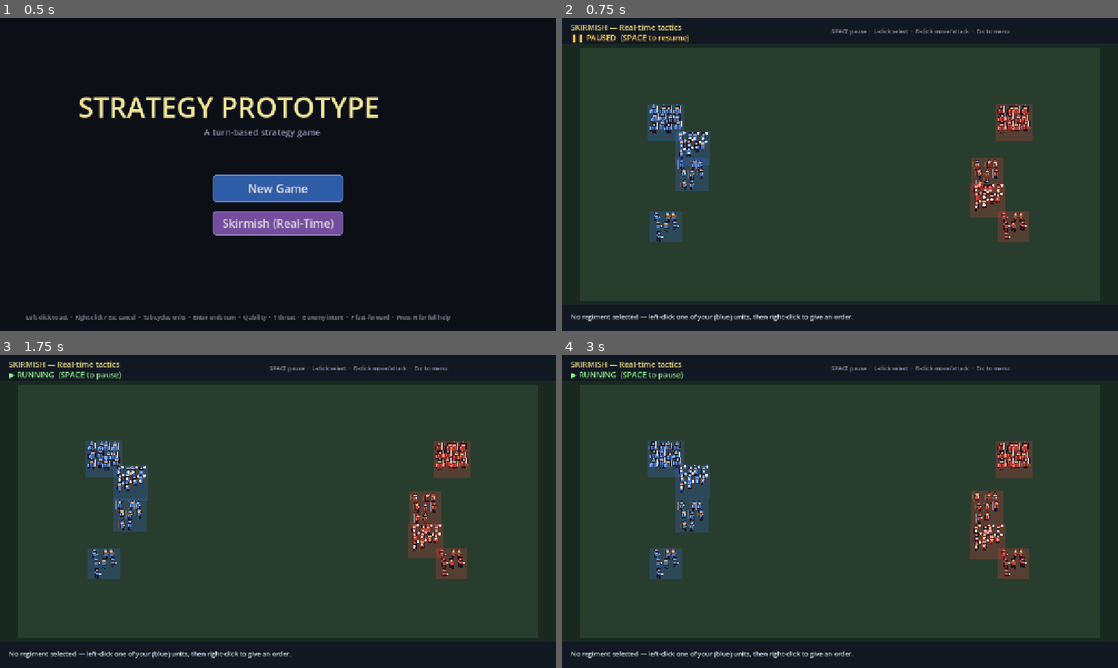
Above: before the commit, frames 1-4 (two rows, left to right).
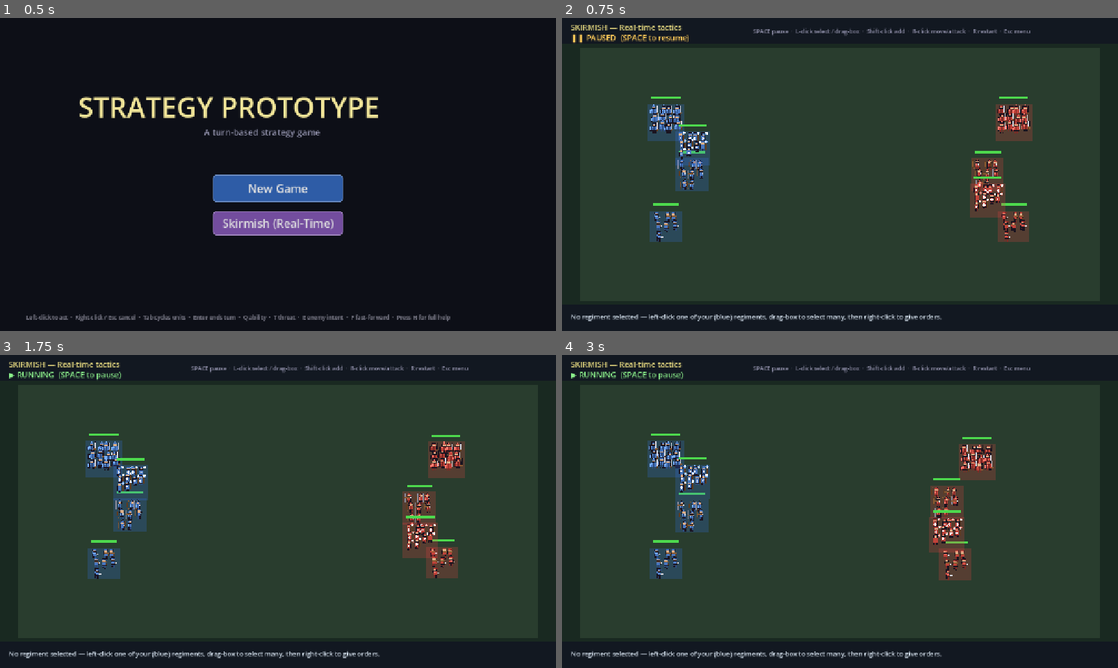
Above: after the commit, the same moments.

Repository: kabuumu/strategy-prototype
Game: Godot game, scene res://src/title/title.tscn
Same seed, same stepped clock (60 frames per second), same inputs: the game is played once before the commit and once after it.
Inputs (mouse positions are in pixels of both pictures, inside the frame that each line leads up to):
- Up to frame 1 (0.5 s): no input
- Up to frame 2 (0.75 s): click "Skirmish (Real-Time)" at 0.5 s
- Up to frame 3 (1.75 s): tap Enter at 1.25 s; move the mouse to (400, 495) at 1.27 s; tap R at 1.35 s; click (400, 495) at 1.42 s; tap Space at 1.52 s
- Up to frame 4 (3 s): tap Enter at 2, 2.75 s; drag from (728, 527) to (812, 574) at 2.02 s; move the mouse to (895, 442) at 2.77 s; tap H at 2.85 s; click (895, 442) at 2.92 s

Frame 1 is identical in both runs. In frame 2, 1.0% of the frame differs, in the area x 16-85%, y 3-97%; in frame 3, 3.2%; in frame 4, 6.2%.

Commit message:
Skirmish polish: multi-select, order feedback, enemy AI, defend stance
Distil the skirmish mode towards Total War / classic-RTS essentials:

Multi-unit command
  * Left-click drag-box selects every friendly regiment inside the
    rectangle (band-box), with a translucent yellow rect showing the
    pending selection while dragging.
  * Shift-click and shift-drag append to the existing selection.
  * Right-click with multiple units selected issues a group order:
    attack the same enemy, or spread out perpendicular to the approach
    direction around the move-to point so regiments don't shove each
    other on arrival.

Order feedback (essential for pause-and-plan)
  * Move orders spawn a fading green ping at the destination.
  * Attack orders spawn a fading red ping on the target.
  * Every selected unit currently on an attack order shows a red ring
    around its target plus a thin connecting line, so the player can
    read the whole engagement at a glance.
  * Mouse-hover over a friendly regiment paints a faint cyan ring to
    advertise that it's selectable (the missing affordance was
    especially confusing while paused).

Per-regiment HP bar
  * Slim coloured bar above each regiment (green → yellow → red as
    casualties mount). Soldier count remains the headline visual; the
    bar gives a precise read in cluttered melees.

Defend stance for idle units
  * When a regiment has no orders, it now automatically targets the
    nearest hostile inside (attack range + 40 px) and fires on
    cooldown — but never pursues. This removes the chore of telling
    every unit to engage the obvious enemy in front of it while
    keeping a clean separation between commanded and reactive
    behaviour (only commanded attacks paint a target ring).

Move orders self-terminate
  * Regiments that reach their move destination drop back to IDLE so
    the defend stance can take over, rather than sitting blind to
    incoming attackers.

Enemy AI — minimalist 'advance and engage'
  * Every 0.6 s, any enemy regiment that is idle or whose target has
    died re-targets the nearest living player regiment. No
    per-regiment AI scripting; the emergent behaviour is reliable
    pressure that funnels into the player's line.

Quality-of-life
  * R restarts the scene after the result banner appears, so the
    play-die-replay loop is one keypress.

All changes confined to src/rtbattle/. No existing systems modified.

Co-authored-by: Copilot <223556219+Copilot@users.noreply.github.com>

Diff:
--- a/src/rtbattle/rt_unit.gd
+++ b/src/rtbattle/rt_unit.gd
@@ -55,7 +55,15 @@
 var _cooldown: float = 0.0
 var _soldiers: Array = []               # Array[Soldier]
 var _ring: ColorRect                    # selection indicator (initially hidden)
+var _hover_ring: ColorRect              # faint hover indicator
+var _hp_bar_bg: ColorRect
+var _hp_bar_fill: ColorRect
 var _selected: bool = false
+
+# How far away an idle regiment will spot enemies for the auto-engage
+# "stand and defend" stance. Derived per-regiment in setup() from attack
+# range, with a small buffer so units don't twitch in/out of engagement.
+var engage_radius_px: float = 100.0
 
 # ---------------------------------------------------------------------------
 # Construction
@@ -76,6 +84,9 @@
 	is_ranged         = attack_range_px > 80.0
 	# Radius scales with soldier count so a 9-man block is wider than a 5-man.
 	radius            = 18.0 + sqrt(float(soldier_count)) * 7.0
+	# Idle stance: detect enemies within attack range + a small buffer so
+	# units engage smoothly rather than chattering at the threshold.
+	engage_radius_px  = attack_range_px + 40.0
 	_build_visuals(stats)
 
 func _build_visuals(stats: Dictionary) -> void:
@@ -89,6 +100,17 @@
 	_ring.mouse_filter   = Control.MOUSE_FILTER_IGNORE
 	_ring.visible        = false
 	add_child(_ring)
+
+	# Hover ring — only friendly units use it (set externally). Same shape
+	# as the selection ring but cooler-coloured so the two never look the
+	# same when both apply.
+	_hover_ring              = ColorRect.new()
+	_hover_ring.size         = Vector2(radius * 2.0 + 4.0, radius * 2.0 + 4.0)
+	_hover_ring.position     = Vector2(-(radius + 2.0), -(radius + 2.0))
+	_hover_ring.color        = Color(0.65, 0.85, 1.0, 0.10)
+	_hover_ring.mouse_filter = Control.MOUSE_FILTER_IGNORE
+	_hover_ring.visible      = false
+	add_child(_hover_ring)
 
 	# Team-coloured floor disc — always visible so the player can see which
 	# regiment is whose at a glance. Faint so it doesn't dominate.
@@ -132,6 +154,37 @@
 		add_child(s.sprite)
 		_soldiers.append(s)
 
+	# Health bar floating above the regiment. Always visible — a quick HP
+	# read in addition to the soldier-count visual. Green when fresh, fades
+	# to yellow then red as casualties mount.
+	var bar_w: float = max(48.0, radius * 1.6)
+	var bar_y: float = -radius - 16.0
+	_hp_bar_bg = ColorRect.new()
+	_hp_bar_bg.size     = Vector2(bar_w, 5.0)
+	_hp_bar_bg.position = Vector2(-bar_w * 0.5, bar_y)
+	_hp_bar_bg.color    = Color(0.10, 0.10, 0.12, 0.85)
+	_hp_bar_bg.mouse_filter = Control.MOUSE_FILTER_IGNORE
+	add_child(_hp_bar_bg)
+	_hp_bar_fill = ColorRect.new()
+	_hp_bar_fill.size     = Vector2(bar_w, 5.0)
+	_hp_bar_fill.position = Vector2(-bar_w * 0.5, bar_y)
+	_hp_bar_fill.color    = Color(0.30, 0.85, 0.30)
+	_hp_bar_fill.mouse_filter = Control.MOUSE_FILTER_IGNORE
+	add_child(_hp_bar_fill)
+	_refresh_hp_bar()
+
+func _refresh_hp_bar() -> void:
+	if _hp_bar_fill == null or _hp_bar_bg == null:
+		return
+	var frac: float = clamp(float(hp) / float(max_hp), 0.0, 1.0)
+	_hp_bar_fill.size = Vector2(_hp_bar_bg.size.x * frac, _hp_bar_bg.size.y)
+	if frac > 0.6:
+		_hp_bar_fill.color = Color(0.30, 0.85, 0.30)
+	elif frac > 0.3:
+		_hp_bar_fill.color = Color(0.95, 0.80, 0.25)
+	else:
+		_hp_bar_fill.color = Color(0.95, 0.30, 0.25)
+
 # ---------------------------------------------------------------------------
 # Selection
 # ---------------------------------------------------------------------------
@@ -142,6 +195,10 @@
 
 func is_selected() -> bool:
 	return _selected
+
+func set_hovered(v: bool) -> void:
+	if _hover_ring:
+		_hover_ring.visible = v
 
 # ---------------------------------------------------------------------------
 # Orders
@@ -180,6 +237,7 @@
 	if hp <= 0:
 		return
 	hp = max(0, hp - amount)
+	_refresh_hp_bar()
 	_spawn_damage_number(amount)
 	# Cull soldier sprites down to the expected count so the regiment visibly
 	# shrinks as it loses HP — the Total War effect.
@@ -213,8 +271,8 @@
 # ---------------------------------------------------------------------------
 # Per-frame simulation (driven by the scene; respects pause via dt arg)
 # ---------------------------------------------------------------------------
-# Returns true if this unit fired an attack this tick — caller uses that to
-# spawn a projectile/lunge visual at scene level.
+# Returns a small dict describing whether the unit fired this tick (used by
+# the scene for any extra cosmetic feedback if it wants).
 func tick(delta: float, neighbours: Array) -> Dictionary:
 	var fired: Dictionary = {"fired": false}
 	if not is_alive():
@@ -223,17 +281,30 @@
 	if _cooldown > 0.0:
 		_cooldown = max(0.0, _cooldown - delta)
 
-	# 1. Resolve attack order — drop it if the target died.
+	# 1. Order maintenance — drop attack orders whose target died, drop move
+	#    orders whose destination we've reached. Units that finish their job
+	#    return to IDLE so they can defend themselves via the auto-engage
+	#    stance rather than just sitting there obliviously.
 	if order == Order.ATTACK and (attack_target == null or not attack_target.is_alive()):
 		clear_order()
-
-	# 2. Decide movement intent.
+	if order == Order.MOVE and position.distance_to(move_target) <= 4.0:
+		order = Order.IDLE
+
+	# 2. Idle "skirmish" stance — if no orders, pick the nearest hostile
+	#    within engage_radius as a temporary attack target. We DO NOT chase
+	#    them (idle = hold ground), but we will fire if they're already in
+	#    range. This removes the chore of telling every unit to engage the
+	#    enemy directly in front of it.
+	if order == Order.IDLE:
+		attack_target = _find_nearest_enemy_in_radius(neighbours, engage_radius_px)
+
+	# 3. Decide movement intent.
 	var move_intent: Vector2 = Vector2.ZERO
 	var want_move: bool = false
 	match order:
 		Order.MOVE:
 			move_intent = move_target - position
-			want_move = move_intent.length() > 4.0
+			want_move = true
 		Order.ATTACK:
 			# Close to within attack range, then stop and shoot.
 			var to_t: Vector2 = attack_target.position - position
@@ -241,12 +312,11 @@
 			if to_t.length() > desired_gap:
 				move_intent = to_t
 				want_move = true
-			else:
-				want_move = false
 		Order.IDLE:
-			want_move = false
-
-	# 3. Apply movement (slow, total-war-pace; integrate against neighbours
+			# Stand ground — never pursue auto-targets.
+			pass
+
+	# 4. Apply movement (slow, total-war-pace; integrate against neighbours
 	#    so units gently push apart instead of overlapping).
 	if want_move:
 		var step: Vector2 = move_intent.normalized() * move_speed_px * delta
@@ -265,8 +335,9 @@
 			var push: float = (min_dist - d) * 0.5
 			position += diff.normalized() * push * min(1.0, delta * 8.0)
 
-	# 4. Try to fire if we have an attack target in range.
-	if order == Order.ATTACK and attack_target != null and attack_target.is_alive():
+	# 5. Try to fire if we have an attack target in range. Works for both
+	#    explicit attack orders and idle auto-engagement.
+	if attack_target != null and attack_target.is_alive():
 		var dist: float = position.distance_to(attack_target.position)
 		if dist <= attack_range_px + attack_target.radius and _cooldown <= 0.0:
 			_cooldown = attack_cooldown
@@ -281,6 +352,20 @@
 			fired = {"fired": true, "target": attack_target, "ranged": is_ranged}
 
 	return fired
+
+# Helper used by the idle auto-engage stance. Returns the closest enemy
+# regiment within `radius_px`, or null if none.
+func _find_nearest_enemy_in_radius(neighbours: Array, radius_px: float) -> RTUnit:
+	var best: RTUnit = null
+	var best_d: float = radius_px
+	for other: RTUnit in neighbours:
+		if other == self or not other.is_alive() or other.team == team:
+			continue
+		var d: float = position.distance_to(other.position)
+		if d < best_d:
+			best   = other
+			best_d = d
+	return best
 
 # ---------------------------------------------------------------------------
 # Visual animations
--- a/src/rtbattle/rtbattle.gd
+++ b/src/rtbattle/rtbattle.gd
@@ -65,15 +65,35 @@
 
 var player_units: Array = []   # Array[RTUnit]
 var enemy_units:  Array = []
-var selected_unit: RTUnit = null
+var selected_units: Array = []          # Array[RTUnit]
+var _hovered_unit: RTUnit = null
 
 var _paused: bool = true
 var _ended: bool = false
 
-# UI labels
+# Drag-rectangle selection state
+var _drag_active: bool = false
+var _drag_origin: Vector2 = Vector2.ZERO
+var _drag_current: Vector2 = Vector2.ZERO
+var _drag_additive: bool = false        # shift-held → add to selection
+const DRAG_THRESHOLD: float = 8.0       # pixels of motion to count as a drag
+
+# Transient feedback markers — small visual pings spawned when an order is
+# issued. Each is {pos: Vector2, age: float, lifetime: float, color: Color}.
+var _waypoints: Array = []
+
+# Enemy AI re-targeting cadence — every N seconds, idle/lost enemies pick
+# the nearest living player regiment to advance on. Kept slow so orders
+# feel deliberate rather than twitchy.
+var _ai_retarget_timer: float = 0.0
+const AI_RETARGET_PERIOD: float = 0.6
+
+# UI nodes
 var _status_label: Label
 var _selection_label: Label
 var _result_label: Label
+var _restart_hint_label: Label
+var _drag_box_rect: ColorRect
 
 func _ready() -> void:
 	_build_field()
@@ -120,10 +140,10 @@
 	add_child(_status_label)
 
 	var hint := Label.new()
-	hint.text = "SPACE pause  ·  L-click select  ·  R-click move/attack  ·  Esc to menu"
+	hint.text = "SPACE pause  ·  L-click select / drag-box  ·  Shift-click add  ·  R-click move/attack  ·  R restart  ·  Esc menu"
 	hint.add_theme_font_size_override("font_size", 13)
 	hint.modulate = Color(0.55, 0.55, 0.65)
-	hint.position = Vector2(620.0, 22.0)
+	hint.position = Vector2(440.0, 22.0)
 	add_child(hint)
 
 	# Bottom strip — selection info
@@ -143,11 +163,32 @@
 	# Centred result banner (hidden until win/lose)
 	_result_label = Label.new()
 	_result_label.add_theme_font_size_override("font_size", 48)
-	_result_label.position = Vector2(420.0, 320.0)
+	_result_label.position = Vector2(420.0, 290.0)
 	_result_label.size     = Vector2(440.0, 80.0)
 	_result_label.horizontal_alignment = HORIZONTAL_ALIGNMENT_CENTER
 	_result_label.visible  = false
 	add_child(_result_label)
+
+	# Restart hint shown beneath the result banner — keeps the post-battle
+	# loop one-keypress short.
+	_restart_hint_label = Label.new()
+	_restart_hint_label.add_theme_font_size_override("font_size", 18)
+	_restart_hint_label.modulate = Color(0.80, 0.80, 0.88)
+	_restart_hint_label.position = Vector2(420.0, 360.0)
+	_restart_hint_label.size     = Vector2(440.0, 30.0)
+	_restart_hint_label.horizontal_alignment = HORIZONTAL_ALIGNMENT_CENTER
+	_restart_hint_label.text     = "Press R to fight again  ·  Esc to return to menu"
+	_restart_hint_label.visible  = false
+	add_child(_restart_hint_label)
+
+	# Drag-rectangle visual — a thin translucent box rendered while the
+	# player is band-boxing units. Hidden by default.
+	_drag_box_rect              = ColorRect.new()
+	_drag_box_rect.color        = Color(0.85, 0.95, 0.55, 0.16)
+	_drag_box_rect.mouse_filter = Control.MOUSE_FILTER_IGNORE
+	_drag_box_rect.visible      = false
+	_drag_box_rect.z_index      = 50
+	add_child(_drag_box_rect)
 
 # ---------------------------------------------------------------------------
 # Army setup — symmetrical mirror skirmish so the mode is self-contained.
@@ -191,13 +232,18 @@
 # ---------------------------------------------------------------------------
 func _process(delta: float) -> void:
 	if _ended:
+		_age_waypoints(delta)
+		queue_redraw()
 		return
 	if _paused:
+		_update_hover()
+		queue_redraw()
 		return
 	# All units share a flat neighbour list for cheap collision/separation.
 	var all_units: Array = []
 	all_units.append_array(player_units)
 	all_units.append_array(enemy_units)
+	_ai_tick(delta)
 	for u: RTUnit in all_units:
 		if u.is_alive():
 			u.tick(delta, all_units)
@@ -209,8 +255,71 @@
 				FIELD_RECT.end.x - u.radius)
 		u.position.y = clamp(u.position.y, FIELD_RECT.position.y + u.radius,
 				FIELD_RECT.end.y - u.radius)
+	_age_waypoints(delta)
+	_update_hover()
 	_refresh_ui()
 	_check_end_condition()
+	queue_redraw()
+
+# ---------------------------------------------------------------------------
+# Custom drawing — order feedback (waypoint markers, attack target rings)
+# ---------------------------------------------------------------------------
+func _draw() -> void:
+	# Waypoint markers: a fading circle at the destination so the player can
+	# see at a glance where each move order is heading.
+	for wp: Dictionary in _waypoints:
+		var t: float = clamp(1.0 - wp["age"] / wp["lifetime"], 0.0, 1.0)
+		var c: Color = wp["color"]
+		c.a *= t
+		var rad: float = 10.0 + (1.0 - t) * 8.0
+		draw_arc(wp["pos"], rad, 0.0, TAU, 24, c, 1.5, true)
+		draw_circle(wp["pos"], 2.0, c)
+
+	# Attack target indicator: a red ring around any enemy currently being
+	# attacked by one of the player's selected units.
+	for u: RTUnit in selected_units:
+		if not is_instance_valid(u) or not u.is_alive():
+			continue
+		if u.order != RTUnit.Order.ATTACK or u.attack_target == null \
+				or not u.attack_target.is_alive():
+			continue
+		var tgt: RTUnit = u.attack_target
+		draw_arc(tgt.position, tgt.radius + 5.0, 0.0, TAU, 32,
+				Color(1.0, 0.30, 0.30, 0.70), 2.0, true)
+		# Thin line from attacker to target so the relationship is unambiguous
+		draw_line(u.position, tgt.position, Color(1.0, 0.30, 0.30, 0.35), 1.0, true)
+
+# ---------------------------------------------------------------------------
+# Enemy AI — minimalist "advance and engage". Periodically re-targets any
+# enemy regiment that is idle or whose target has died, so the AI side keeps
+# pressure on without needing per-unit scripting.
+# ---------------------------------------------------------------------------
+func _ai_tick(delta: float) -> void:
+	_ai_retarget_timer -= delta
+	if _ai_retarget_timer > 0.0:
+		return
+	_ai_retarget_timer = AI_RETARGET_PERIOD
+	for u: RTUnit in enemy_units:
+		if not u.is_alive():
+			continue
+		var needs_target: bool = (
+			u.order == RTUnit.Order.IDLE
+			or (u.order == RTUnit.Order.ATTACK and (u.attack_target == null
+					or not u.attack_target.is_alive()))
+		)
+		if not needs_target:
+			continue
+		var nearest: RTUnit = null
+		var best_d: float = INF
+		for p: RTUnit in player_units:
+			if not p.is_alive():
+				continue
+			var d: float = u.position.distance_to(p.position)
+			if d < best_d:
+				nearest = p
+				best_d  = d
+		if nearest != null:
+			u.order_attack(nearest)
 
 # ---------------------------------------------------------------------------
 # Input
@@ -220,43 +329,113 @@
 		match event.keycode:
 			KEY_SPACE:
 				_set_paused(not _paused)
+			KEY_R:
+				if _ended:
+					get_tree().reload_current_scene()
 			KEY_ESCAPE:
 				get_tree().change_scene_to_file("res://src/title/title.tscn")
 		return
 
-	if event is InputEventMouseButton and event.pressed:
+	if event is InputEventMouseMotion:
+		if _drag_active:
+			_drag_current = event.position
+			_update_drag_box_visual()
+		return
+
+	if event is InputEventMouseButton:
 		if event.button_index == MOUSE_BUTTON_LEFT:
-			_handle_left_click(event.position)
-		elif event.button_index == MOUSE_BUTTON_RIGHT:
+			if event.pressed:
+				_begin_left_press(event.position, event.shift_pressed)
+			else:
+				_end_left_press(event.position, event.shift_pressed)
+		elif event.button_index == MOUSE_BUTTON_RIGHT and event.pressed:
 			_handle_right_click(event.position)
 
-func _handle_left_click(mouse: Vector2) -> void:
+# Left-click down: start a drag candidate. We don't know yet whether the
+# player will band-box or simply click a unit, so we record the origin and
+# wait for the mouse-up to commit.
+func _begin_left_press(mouse: Vector2, shift: bool) -> void:
 	if _ended:
 		return
-	# Find a friendly regiment under the cursor and select it.
-	var picked: RTUnit = _pick_unit_at(mouse, player_units)
-	if selected_unit != null:
-		selected_unit.set_selected(false)
-	selected_unit = picked
-	if selected_unit != null:
-		selected_unit.set_selected(true)
+	_drag_active   = true
+	_drag_origin   = mouse
+	_drag_current  = mouse
+	_drag_additive = shift
+	_update_drag_box_visual()
+
+func _end_left_press(mouse: Vector2, _shift: bool) -> void:
+	if not _drag_active:
+		return
+	_drag_active = false
+	_drag_box_rect.visible = false
+	if _ended:
+		return
+	var drag_dist: float = mouse.distance_to(_drag_origin)
+	if drag_dist >= DRAG_THRESHOLD:
+		# Band-box select: pick up every friendly unit inside the rect.
+		var rect := _drag_rect_normalized()
+		var picked: Array = []
+		for u: RTUnit in player_units:
+			if u.is_alive() and rect.has_point(u.position):
+				picked.append(u)
+		_apply_selection(picked, _drag_additive)
+	else:
+		# Simple click — pick the unit under the cursor (if any).
+		var picked: RTUnit = _pick_unit_at(mouse, player_units)
+		if picked != null:
+			_apply_selection([picked], _drag_additive)
+		elif not _drag_additive:
+			_apply_selection([], false)
 	_refresh_ui()
 
+func _apply_selection(units: Array, additive: bool) -> void:
+	if not additive:
+		for u: RTUnit in selected_units:
+			if is_instance_valid(u):
+				u.set_selected(false)
+		selected_units.clear()
+	for u: RTUnit in units:
+		if not selected_units.has(u):
+			selected_units.append(u)
+			u.set_selected(true)
+
 func _handle_right_click(mouse: Vector2) -> void:
-	if _ended or selected_unit == null or not selected_unit.is_alive():
-		return
-	# If we clicked on an enemy, attack it; otherwise move to the click point.
+	if _ended or selected_units.is_empty():
+		return
+	# If we clicked an enemy, every selected unit attacks it. Otherwise,
+	# spread the selection in a small clump around the target point so they
+	# don't all try to converge on a single pixel and shove each other.
 	var enemy: RTUnit = _pick_unit_at(mouse, enemy_units)
 	if enemy != null:
-		selected_unit.order_attack(enemy)
-	else:
-		# Clamp target inside the field
-		var target := Vector2(
-			clamp(mouse.x, FIELD_RECT.position.x + 10.0, FIELD_RECT.end.x - 10.0),
-			clamp(mouse.y, FIELD_RECT.position.y + 10.0, FIELD_RECT.end.y - 10.0)
-		)
-		selected_unit.order_move(target)
-	_refresh_ui()
+		for u: RTUnit in selected_units:
+			if u.is_alive():
+				u.order_attack(enemy)
+		_spawn_waypoint(enemy.position, Color(1.0, 0.40, 0.40), 0.6)
+		return
+	var target := Vector2(
+		clamp(mouse.x, FIELD_RECT.position.x + 10.0, FIELD_RECT.end.x - 10.0),
+		clamp(mouse.y, FIELD_RECT.position.y + 10.0, FIELD_RECT.end.y - 10.0)
+	)
+	# Arrange selected units in a loose ring/line around the click point.
+	var alive_sel: Array = []
+	for u: RTUnit in selected_units:
+		if u.is_alive():
+			alive_sel.append(u)
+	var n: int = alive_sel.size()
+	for i in range(n):
+		var u: RTUnit = alive_sel[i]
+		var dest: Vector2 = target
+		if n > 1:
+			# Spread targets perpendicular to the unit's approach direction.
+			var spread: float = u.radius * 1.6
+			var to_t: Vector2 = (target - u.position).normalized()
+			var perp: Vector2 = Vector2(-to_t.y, to_t.x)
+			var offset_idx: float = float(i) - (float(n) - 1.0) * 0.5
+			dest = target + perp * offset_idx * spread
+			dest.x = clamp(dest.x, FIELD_RECT.position.x + 10.0, FIELD_RECT.end.x - 10.0)
+			dest.y = clamp(dest.y, FIELD_RECT.position.y + 10.0, FIELD_RECT.end.y - 10.0)
+		u.order_move(dest)
+	_spawn_waypoint(target, Color(0.55, 0.95, 0.55), 0.6)
 
 func _pick_unit_at(p: Vector2, pool: Array) -> RTUnit:
 	var best: RTUnit = null
@@ -270,6 +449,55 @@
 			best_d = d
 	return best
 
+# Mouse-hover highlight on selectable units — gives a clear "this is
+# interactable" affordance, particularly while paused.
+func _update_hover() -> void:
+	var mouse: Vector2 = get_viewport().get_mouse_position()
+	var under: RTUnit = _pick_unit_at(mouse, player_units)
+	if under == _hovered_unit:
+		return
+	if _hovered_unit != null and is_instance_valid(_hovered_unit):
+		_hovered_unit.set_hovered(false)
+	_hovered_unit = under
+	if _hovered_unit != null:
+		_hovered_unit.set_hovered(true)
+
+# ---------------------------------------------------------------------------
+# Drag-box helpers
+# ---------------------------------------------------------------------------
+func _drag_rect_normalized() -> Rect2:
+	var x0: float = min(_drag_origin.x, _drag_current.x)
+	var y0: float = min(_drag_origin.y, _drag_current.y)
+	var x1: float = max(_drag_origin.x, _drag_current.x)
+	var y1: float = max(_drag_origin.y, _drag_current.y)
+	return Rect2(x0, y0, x1 - x0, y1 - y0)
+
+func _update_drag_box_visual() -> void:
+	if not _drag_active or _drag_box_rect == null:
+		return
+	var drag_dist: float = _drag_origin.distance_to(_drag_current)
+	if drag_dist < DRAG_THRESHOLD:
+		_drag_box_rect.visible = false
+		return
+	var r := _drag_rect_normalized()
+	_drag_box_rect.position = r.position
+	_drag_box_rect.size     = r.size
+	_drag_box_rect.visible  = true
+
+# ---------------------------------------------------------------------------
+# Waypoint feedback
+# ---------------------------------------------------------------------------
+func _spawn_waypoint(pos: Vector2, color: Color, lifetime: float) -> void:
+	_waypoints.append({"pos": pos, "age": 0.0, "lifetime": lifetime, "color": color})
+
+func _age_waypoints(delta: float) -> void:
+	var still_alive: Array = []
+	for wp: Dictionary in _waypoints:
+		wp["age"] += delta
+		if wp["age"] < wp["lifetime"]:
+			still_alive.append(wp)
+	_waypoints = still_alive
+
 # ---------------------------------------------------------------------------
 # UI state
 # ---------------------------------------------------------------------------
@@ -290,8 +518,17 @@
 			_status_label.modulate = Color(0.55, 0.95, 0.55)
 
 	if _selection_label != null:
-		if selected_unit != null and selected_unit.is_alive():
-			var u := selected_unit
+		var alive_sel: Array = []
+		for u: RTUnit in selected_units:
+			if is_instance_valid(u) and u.is_alive():
+				alive_sel.append(u)
+		# Drop dead entries from the selection list so it doesn't grow stale
+		if alive_sel.size() != selected_units.size():
+			selected_units = alive_sel
+		if alive_sel.is_empty():
+			_selection_label.text = "No regiment selected — left-click one of your (blue) regiments, drag-box to select many, then right-click to give orders."
+		elif alive_sel.size() == 1:
+			var u: RTUnit = alive_sel[0]
 			var order_txt := "idle"
 			match u.order:
 				RTUnit.Order.MOVE:
@@ -305,11 +542,21 @@
 				   u.alive_soldier_count(), u.soldier_count, order_txt]
 			)
 		else:
-			_selection_label.text = "No regiment selected — left-click one of your (blue) units, then right-click to give an order."
+			var total_hp: int = 0
+			var total_max: int = 0
+			for u: RTUnit in alive_sel:
+				total_hp  += u.hp
+				total_max += u.max_hp
+			_selection_label.text = (
+				"%d regiments selected  ·  %d / %d HP combined  ·  right-click to issue group order"
+				% [alive_sel.size(), total_hp, total_max]
+			)
 
 func _on_unit_died(u: RTUnit) -> void:
-	if u == selected_unit:
-		selected_unit = null
+	if selected_units.has(u):
+		selected_units.erase(u)
+	if _hovered_unit == u:
+		_hovered_unit = null
 	# Drop dead units' visuals after a short delay so the death tween plays.
 	var t := get_tree().create_timer(1.2)
 	t.timeout.connect(func():
@@ -348,4 +595,6 @@
 			_result_label.text = "DRAW"
 			_result_label.modulate = Color(0.85, 0.85, 0.55)
 		_result_label.visible = true
+	if _restart_hint_label != null:
+		_restart_hint_label.visible = true
 	_refresh_ui()
